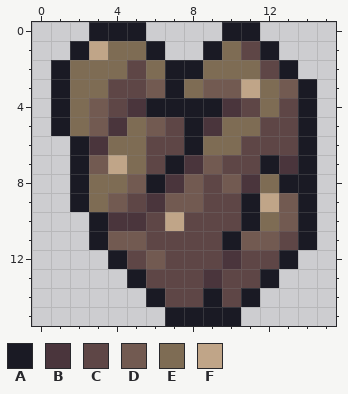
Pixel-art file: Seokbinggo_Client/Assets/Art/Items/drought_heart.aseprite. The picture above was drawn from the file before the commit.
16x16 pixels, 1 frame. Colours within 5 levels of each other are drawn and written as one.
Palette (. is transparent): A #1a1a24  B #4a353c  C #5e4646  D #725a51  E #7e6c54  F #c0a588
Pixels before, first column x 1:
 0 ..AAA....AA...
 1 .AFEEA..AECA..
 2 AEEECEAAEEECA.
 3 AEECCDAEDDFEDA
 4 AEDCBAAAABCECA
 5 AEDBEDCABEECCA
 6 .ABEECCAEECCCA
 7 .ADFECABDCCABA
 8 .AEEDABDCDBEAA
 9 .AEDCBDDCCAFDA
10 ..ABBCFCCCAEDA
11 ..ADDCCCCADDCA
12 ...ACDCCCBCCA.
13 ....ACCCBCCA..
14 .....ACCACA...
15 ......AAAA....
The result:
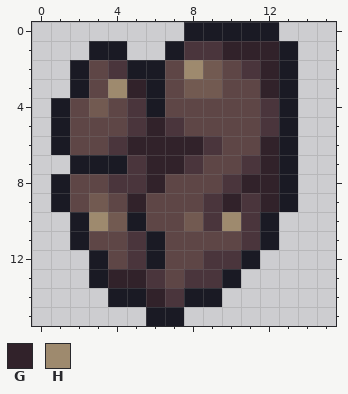
Colours new in this view: G #31222a  H #9e8a6e
The exact change:
Changed rows in their new state; - is an unchanged pixel.
first column x 1:
 0 --...--AA--A--
 1 -.AA..ABBGGGA-
 2 .ACBAACHDCBG--
 3 .ACHGACD-CCGA.
 4 -C----CCCC-BA.
 5 -CCCBGBCCCCBA.
 6 ACCBGGGGBC-GA.
 7 --AABGG-C-BGA.
 8 ACCBBGCC-BGG-.
 9 ACDCGCCCBGBGA.
10 -AHDA-CDBHBA..
11 -ACCBA---CBA..
12 --ACBA--B-A..-
13 --AGGB-B-A..--
14 ---AAGBA-..---
15 -----A-...----
Boxes around the changes in both pictures, in picture pixels (x1, y1, x2, y2):
changed: (51, 22, 317, 326)
